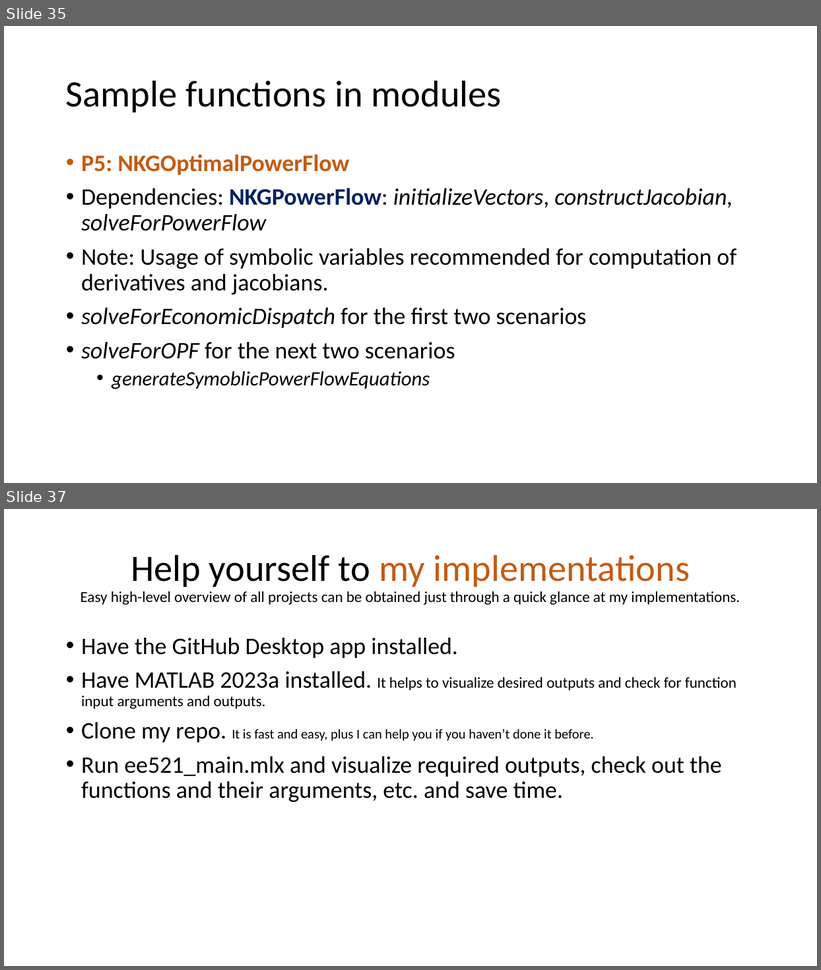
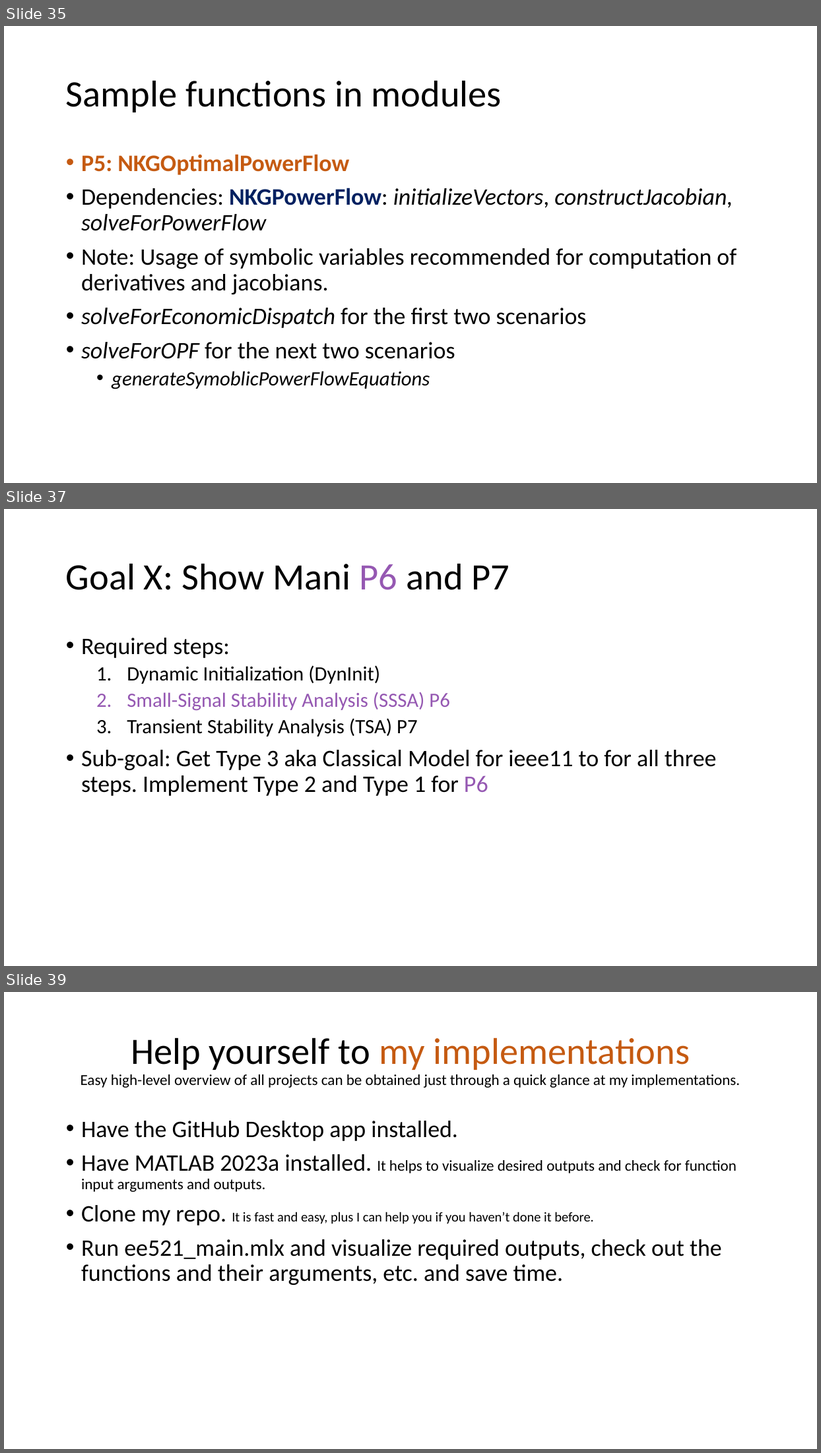
Before and after one commit to Realife-Brahmin/createdDocuments_oneDrive_repo, a slide deck: ee521_julia_plan.pptx. Shown one above the other, each under a label of ours: slides 35 and 37 before the commit, slides 35, 37 and 39 after it; the slides between them are not shown. The pictures are 821x970 and 821x1453 pixels, drawn with LibreOffice and Linux fonts; fonts in the diff are those of the drawing. Boxes give left, top, right and bottom in pixels: in the first picture for what was removed or moved away, otherwise in the second. Text is boxed around its words. In the diff, an @@ line names an element or a change of style, - is before the commit and + after.

```diff
--- a/ee521_julia_plan.pptx
+++ b/ee521_julia_plan.pptx
@@ slide 37 added at (4, 509, 817, 966), background #FFFFFF @@
@@ title added at (66, 563, 510, 590), 44 pt, text #000000 @@
+Goal X: Show Mani P6 and P7
@@ text added at (81, 638, 717, 796), 28 pt, text #000000 @@
+• Required steps:
+  1. Dynamic Initialization (DynInit)
+  2. Small-Signal Stability Analysis (SSSA) P6
+  3. Transient Stability Analysis (TSA) P7
+• Sub-goal: Get Type 3 aka Classical Model for ieee11 to for all three steps. Implement Type 2 and Type 1 for P6
@@ what was slide 37 is now slide 39 @@
```
Also in this commit, not shown: 1 slide changed, 1 other slide added.
